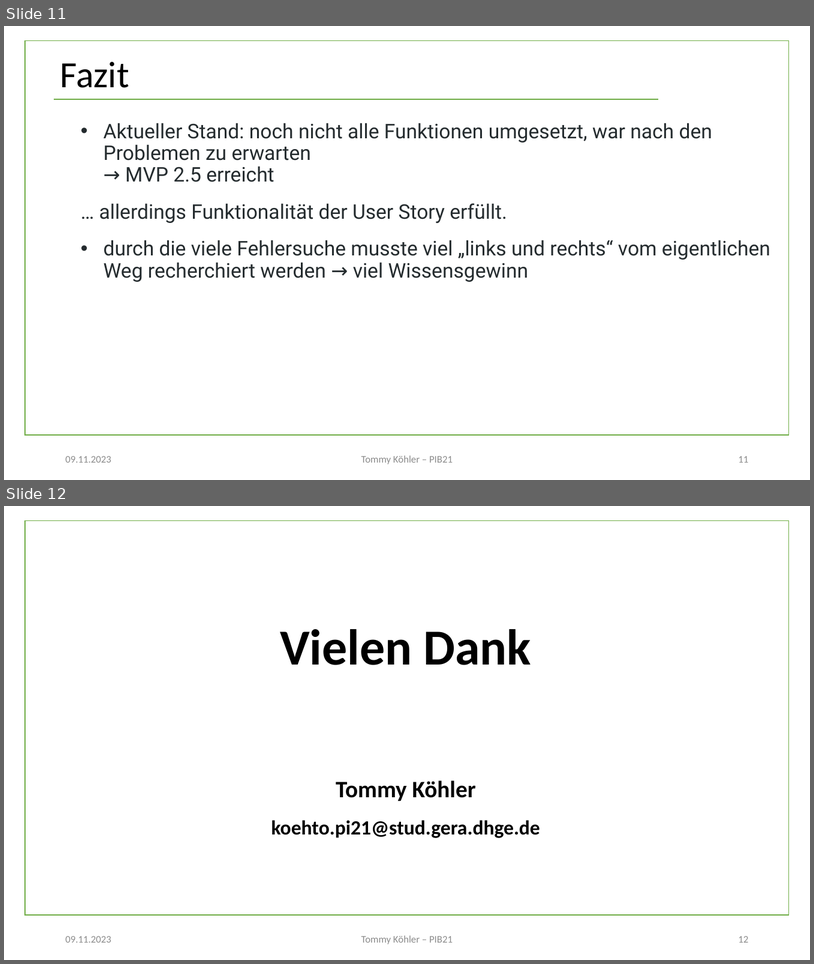
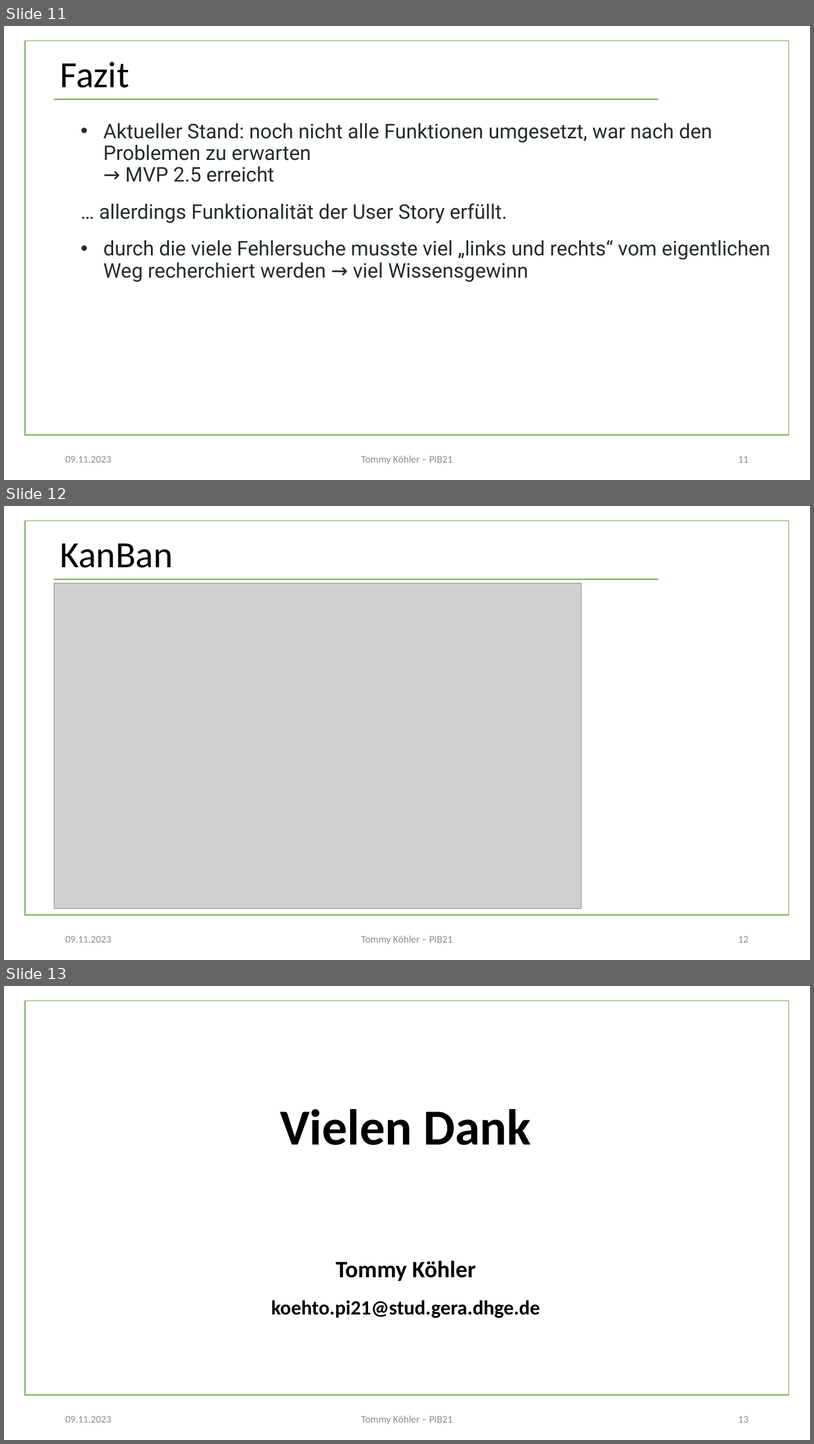
Before and after one commit to tommykoehleris/awscli_cc_dhge, a slide deck: AWSCLI.pptx. Shown one above the other, each under a label of ours: slides 11 and 12 before the commit, slides 11, 12 and 13 after it. The pictures are 814x964 and 814x1444 pixels, drawn with LibreOffice and Linux fonts; fonts in the diff are those of the drawing; grey boxes stand for pictures; background and template pictures are left out. Boxes give left, top, right and bottom in pixels: in the first picture for what was removed or moved away, otherwise in the second. Text is boxed around its words. In the diff, an @@ line names an element or a change of style, - is before the commit and + after.

Commit message:
PP

```diff
--- a/AWSCLI.pptx
+++ b/AWSCLI.pptx
@@ slide 12 added at box(4, 506, 810, 960), background #FFFFFF; not listed: 2 template elements that a slide beside it also shows @@
@@ title added at box(60, 543, 173, 568), 44 pt, text #000000 @@
+KanBan
@@ picture added at box(54, 583, 582, 908) @@
@@ text added at box(65, 936, 111, 942), 12 pt, text #8C8C8C @@
+09.11.2023
@@ text added at box(362, 935, 453, 944), 12 pt, text #8C8C8C @@
+Tommy Köhler – PIB21
@@ page number added at box(738, 936, 749, 942), 12 pt, text #8C8C8C @@
+12
@@ what was slide 12 is now slide 13 @@
@@ page number at box(738, 1416, 749, 1422): text changed @@
-12
+13
```
